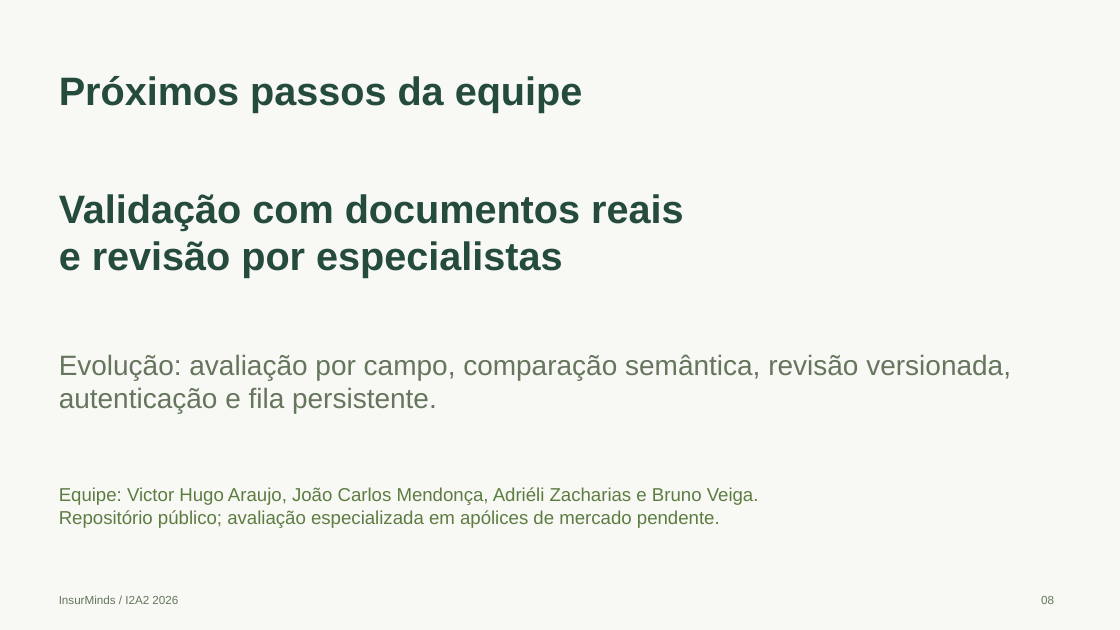
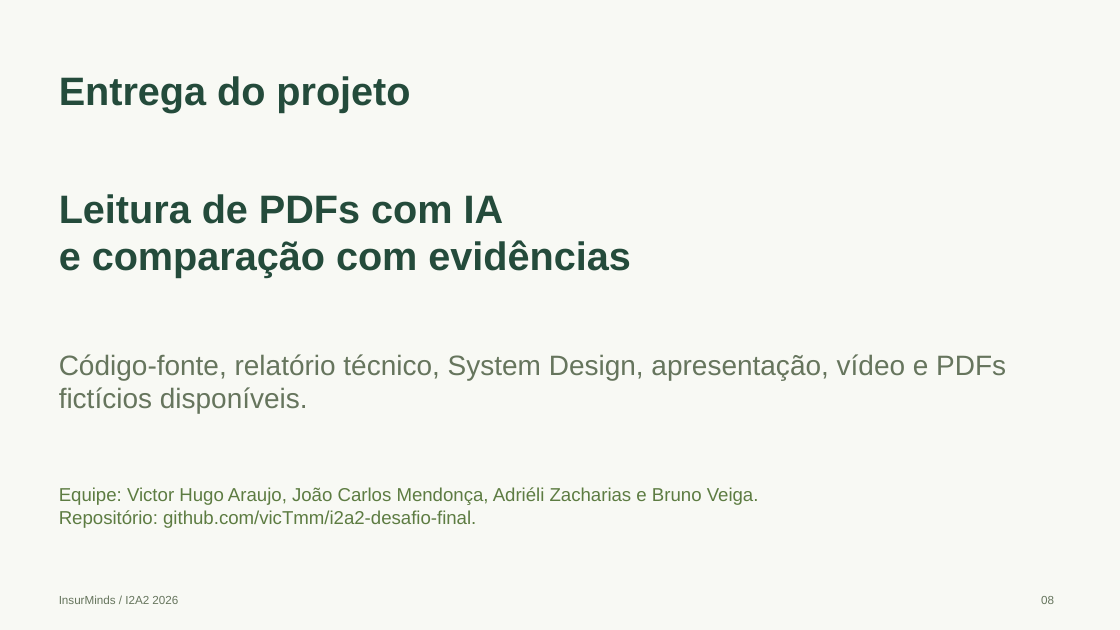
Before and after one commit to vicTmm/i2a2-desafio-final, a slide deck: slide 8 of Projeto_Final_Artefatos/InsurMinds_Projeto_Final.pptx. Drawn at 1120x630 pixels with LibreOffice and Linux fonts; fonts in the diff are those of the drawing. Boxes give left, top, right and bottom in pixels: in the first picture for what was removed or moved away, otherwise in the second. Text is boxed around its words. In the diff, an @@ line names an element or a change of style, - is before the commit and + after.

```diff
--- a/Projeto_Final_Artefatos/InsurMinds_Projeto_Final.pptx
+++ b/Projeto_Final_Artefatos/InsurMinds_Projeto_Final.pptx
@@ text at (59, 76, 410, 113): text changed @@
-Próximos passos da equipe
+Entrega do projeto
@@ text at (59, 194, 631, 278): text changed @@
-Validação com documentos reais
-e revisão por especialistas
+Leitura de PDFs com IA
+e comparação com evidências
@@ text at (59, 354, 1006, 414): text changed @@
-Evolução: avaliação por campo, comparação semântica, revisão versionada, autenticação e fila persistente.
+Código-fonte, relatório técnico, System Design, apresentação, vídeo e PDFs fictícios disponíveis.
@@ text at (59, 510, 476, 528): text changed @@
-Repositório público; avaliação especializada em apólices de mercado pendente.
+Repositório: github.com/vicTmm/i2a2-desafio-final.
```
Also in this commit, not shown: 1 other slide changed, 27 other files.
